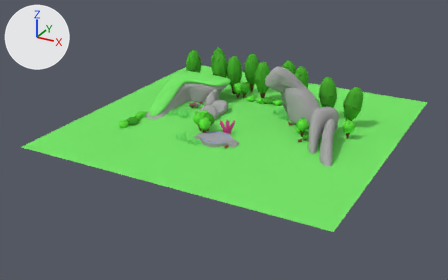
A saved change to the Blender file Assets/Map/Map.blend.
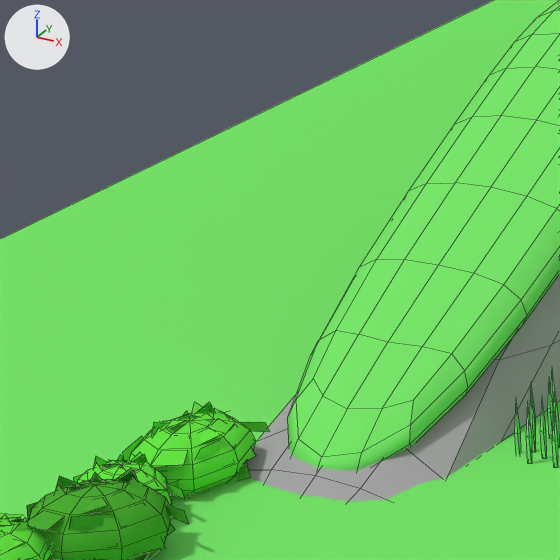
The first picture shows the older version from a 50 mm lens placed at (38.4, -70.8, 34.2), pointed at (-1.2, 1.3, -1.8). The close-ups show both versions on the part from 28% to 38% of the width and 27% to 44% of the height of that picture; other places that the commit changed are outside them. The lights are fixed; the arrows at upper left show +X, +Y and +Z. The close-ups show mesh edges as thin lines.

Names of what the first close-up shows: 'Bush.002', 'Bush.003', 'Bush.004', 'Bush.005', 'Ground', 'Promontoire', 'Promontoire.001', 'SingleGrass.001'.
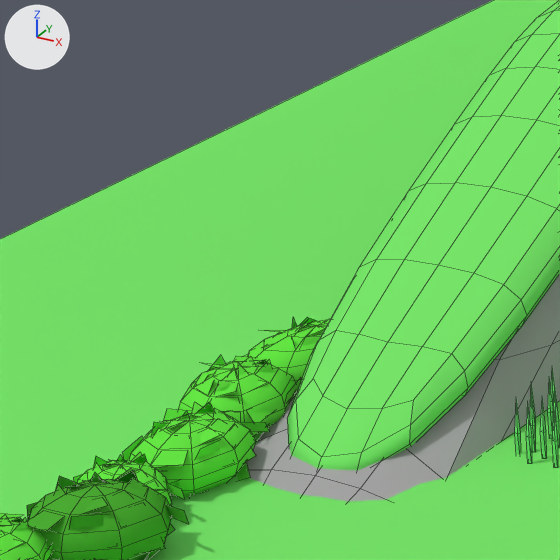
What the commit changed:
Object 'Bush.010' (ob_bush_010) is new; it shows a copy of the mesh of ob_bush_002.
Its parent is ob_trees.
Its location is (-14.92, 1.041, 0.0).
Its rotation in degrees is (0, 0, -262).
Its scale is (1.04, 0.7, 0.698).
Object 'Bush.011' (ob_bush_011) is new; it shows a copy of the mesh of ob_bush_002.
Its parent is ob_trees.
Its location is (-14.92, 2.858, 0.0).
Its rotation in degrees is (0, 0, 340).
Its scale is (0.658, 1.2, 0.698).

Pixel boxes (x1, y1, x2, y2) of what changed, in the close-ups (560 x 560 px):
'Bush.010', added (green)
    after: (164, 355, 301, 437)
'Bush.011', added (green)
    after: (245, 317, 330, 395)
